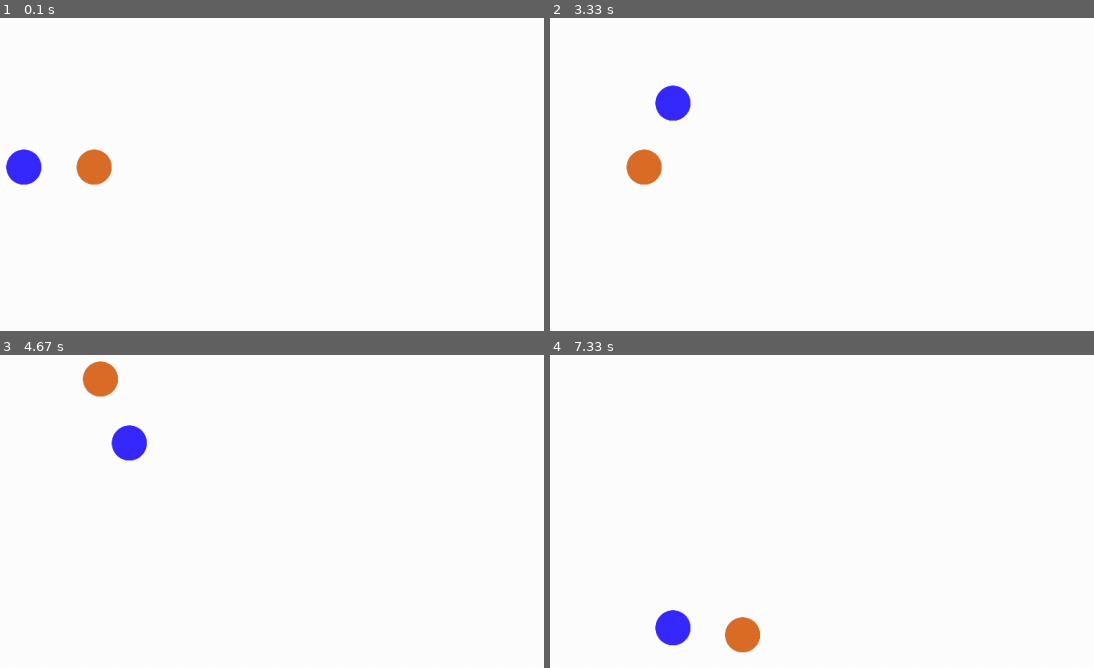
Above: before the commit, frames 1-4 (two rows, left to right).
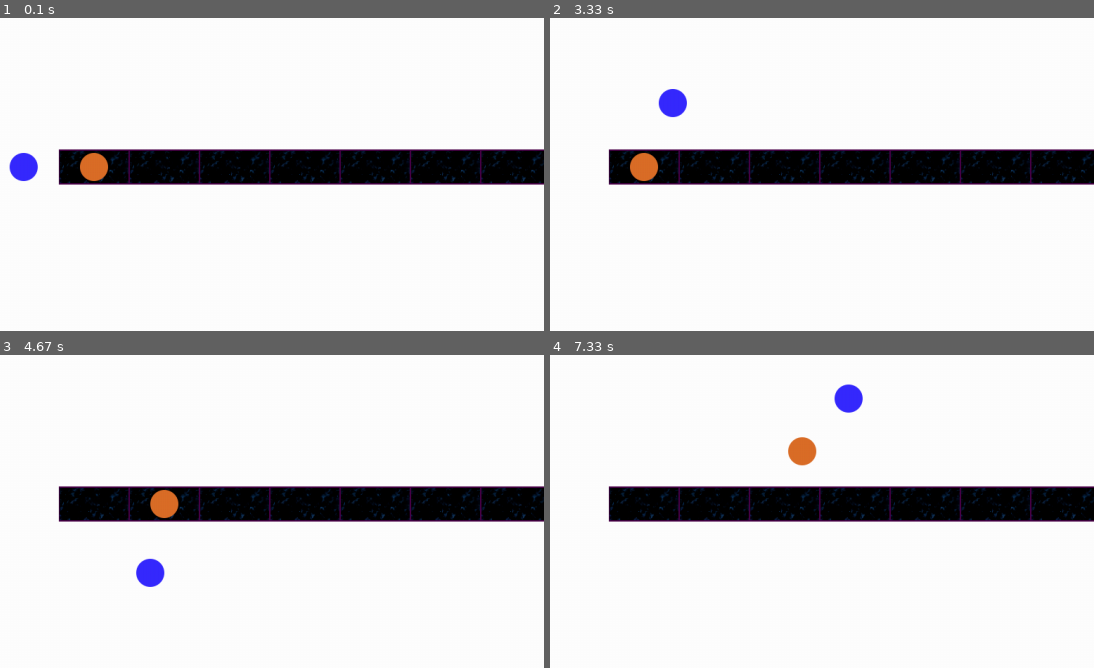
Above: after the commit, the same moments.

Repository: en0chC/Never-Ending-Circles
Game: pygame game, started from __main__.py
The game is run twice, just before and just after one commit, with the same random seed, the same clock (stepped at 60 frames per second) and the same inputs.
Inputs:
- Up to frame 1 (0.1 s): no input
- Up to frame 2 (3.33 s): no input
- Up to frame 3 (4.67 s): tap D at 3.33 s; hold R 3.67-4.13 s
- Up to frame 4 (7.33 s): hold D 5.17-5.63 s; tap D at 6.67, 7.07 s

The runs differ from the first frame. In frame 1, 10% of the frame differs, in the area x 1-100%, y 41-54%; in frame 2, 10%; in frame 3, 12%; in frame 4, 12%, in the area x 10-100%, y 9-96%.

Commit message:
Snapping to tile working

Diff:
--- a/__main__.py
+++ b/__main__.py
@@ -6,7 +6,7 @@
 # version = '1.0'
 #------------------------------------------------------------------------------
 """
-This module is the python file that will be run when starting the game.
+This module is the python file that will be run to starting the game.
 """
 #------------------------------------------------------------------------------
 from game import NeverEndingCircles
--- a/game.py
+++ b/game.py
@@ -16,6 +16,7 @@
 import pygame
 #------------------------------------------------------------------------------
 from player import Player
+from tile import Tile
 
 class NeverEndingCircles:
     def __init__(self):
@@ -38,6 +39,19 @@
         self.player = pygame.sprite.Group()
         self.player.add(Player("Blue", self.monitorSize, self.FPS, 1))
         self.player.add(Player("Orange", self.monitorSize, self.FPS, 1))
+        # Set up test tiles and tiles group
+        self.tiles = pygame.sprite.Group()
+        self.tiles.add(Tile(self.monitorSize, (0, 0)))
+        self.tiles.add(Tile(self.monitorSize, (100, 0)))
+        self.tiles.add(Tile(self.monitorSize, (200, 0)))
+        self.tiles.add(Tile(self.monitorSize, (300, 0)))
+        self.tiles.add(Tile(self.monitorSize, (400, 0)))
+        self.tiles.add(Tile(self.monitorSize, (500, 0)))
+        self.tiles.add(Tile(self.monitorSize, (600, 0)))
+        self.tiles.add(Tile(self.monitorSize, (700, 0)))
+        self.tiles.add(Tile(self.monitorSize, (800, 0)))
+        self.tiles.add(Tile(self.monitorSize, (900, 0)))
+        self.nextTileIndex = 1
         # Set up game state
         self.gameState = "Countdown"
 
@@ -54,7 +68,7 @@
                         pygame.quit()
                         exit()
                     # Switch movement states of both circles
-                    if event.key == pygame.K_d:
+                    if event.key == pygame.K_d and self.gameState == "Running":
                         if (self.player.sprites()[0].moveState == "Move"):
                             self.player.sprites()[0].moveState = "Fixed"
                             self.player.sprites()[1].moveState = "Move"
@@ -62,22 +76,48 @@
                             self.player.sprites()[0].moveState = "Move"
                             self.player.sprites()[1].moveState = "Fixed"
                     # Rotate direction of circular motion
-                    if event.key == pygame.K_r:
+                    if event.key == pygame.K_r and self.gameState == "Running":
                         self.player.sprites()[0].rotationPerSecond = \
                         -(self.player.sprites()[0].rotationPerSecond)
                         self.player.sprites()[1].rotationPerSecond = \
                         -(self.player.sprites()[1].rotationPerSecond)
 
+            # Draw tiles on display window
+            self.tiles.draw(self.screen)
             # Game is running
             if self.gameState == "Running":
                 # Draw players onto screen
                 self.player.draw(self.screen)
                 self.player.update()
+
                 # Update the center of circular motion of both circles
                 self.player.sprites()[0].updateCircMotionCenter(
                     self.player.sprites()[1])
                 self.player.sprites()[1].updateCircMotionCenter(
                     self.player.sprites()[0])
+
+                # Snap circle to next tile using mask collision detection
+                nextTile = self.tiles.sprites()[self.nextTileIndex]
+                if pygame.sprite.collide_mask(self.player.sprites()[0],
+                nextTile) and self.player.sprites()[0].moveState == "Move":
+                    self.player.sprites()[0].snapToTile(nextTile)
+                    self.player.sprites()[1].updateCircMotionCenter(
+                    self.player.sprites()[0])
+                    self.player.sprites()[1].moveState = "Move"
+                    self.nextTileIndex += 1
+                elif pygame.sprite.collide_mask(self.player.sprites()[1],
+                nextTile) and self.player.sprites()[1].moveState == "Move":
+                    self.player.sprites()[1].snapToTile(nextTile)
+                    self.player.sprites()[0].updateCircMotionCenter(
+                    self.player.sprites()[1])
+                    self.player.sprites()[0].moveState = "Move"
+                    self.nextTileIndex += 1
+
+                if self.nextTileIndex == len(self.tiles.sprites()):
+                    sleep(5)
+                    pygame.quit()
+                    exit()
+
             # Countdown before the game starts
             elif self.gameState == "Countdown":
                 self.player.draw(self.screen)
--- a/player.py
+++ b/player.py
@@ -20,52 +20,68 @@
     def __init__(self, type, windowSize, FPS, RPS):
         super().__init__()
         self.type = type
+        self.radius = 100
         # (2*math.pi)/FPS to make full rotation in 1 second
         self.rotationPerSecond = ((2*math.pi)/(FPS)) * RPS
 
         # Set up blue or orange circle image, rect, moveState, angle and
         # center of circular motion
         if type == "Blue":
-            self.image = pygame.image.load("assets/images/blue_circle.png")
-            self.image = pygame.transform.scale(self.image, (50, 50))
+            self.image = pygame.image.load(
+                "assets/images/blue_circle.png").convert_alpha()
             self.rect = self.image.get_rect(
                 center=(windowSize[0] // 2 - 100, windowSize[1] // 2))
             self.moveState = "Move"
             self.angle = (3/2)*math.pi
-            self.circMotionCenter = \
-                (windowSize[0] // 2, windowSize[1] // 2)
+            self.circMotionCenter = (
+                windowSize[0] // 2,
+                windowSize[1] // 2)
         else:
-            self.image = pygame.image.load("assets/images/orange_circle.png")
-            self.image = pygame.transform.scale(self.image, (50, 50))
+            self.image = pygame.image.load(
+                "assets/images/orange_circle.png").convert_alpha()
             self.rect = self.image.get_rect(
                 center=(windowSize[0] // 2, windowSize[1] // 2))
             self.moveState = "Fixed"
             self.angle = (1/2)*math.pi
-            self.circMotionCenter = \
-                (windowSize[0] // 2 - 100, windowSize[1] // 2)
+            self.circMotionCenter = (
+                windowSize[0] // 2 - 100,
+                windowSize[1] // 2)
+        # Set up mask for collision detection
+        self.mask = pygame.mask.from_surface(self.image)
 
     # Moves the circle in circular motion
     def move(self):
         if self.moveState == "Move":
-            radius = 100
             self.angle -= self.rotationPerSecond
             if self.angle < 0:
                 self.angle = 2*math.pi
             else:
                 # Circular motion
                 self.rect.center = \
-                (self.circMotionCenter[0] + (radius * math.sin(self.angle)),
-                self.circMotionCenter[1] + (radius * math.cos(self.angle)))
+                (self.circMotionCenter[0] + (self.radius*math.sin(self.angle)),
+                self.circMotionCenter[1] + (self.radius*math.cos(self.angle)))
+
+    # Snaps the moving circle to the next tile
+    def snapToTile(self, nextTile):
+        # Distance from current center to tile center using pythagorean theorem
+        distanceToTile = \
+        ((nextTile.rect.center[1] - self.rect.center[1])**2
+        + (nextTile.rect.center[0] - self.rect.center[0])**2)**(1/2)
+
+        # Calculate change in angle using SOHCAHTOA and set new angle
+        self.angle = (self.angle
+        - 2*math.asin(distanceToTile/(2*self.radius))) % (2*math.pi)
+
+        self.rect.center = nextTile.rect.center
+        self.moveState = "Fixed"
 
     # Set center of circular motion and starting position of fixed circle
     def updateCircMotionCenter(self, otherCircle):
         if self.moveState == "Fixed":
             self.circMotionCenter = otherCircle.rect.center
-            # Set the starting position of circular motion to opposite
-            # the other circle's position
+            # Set the starting circular position of fixed circle to opposite
+            # the other circle's starting circular position
             self.angle = (otherCircle.angle + math.pi) % (2*math.pi)
-
-
 
     def update(self):
         self.move()
--- /dev/null
+++ b/tile.py
@@ -0,0 +1,25 @@
+#!/usr/bin/env python3
+# -*- coding: utf-8 -*-
+#------------------------------------------------------------------------------
+# Author : Enoch Luis S Catuncan
+# Date Created : October 15th 2022
+# version = '1.0'
+#------------------------------------------------------------------------------
+"""
+
+"""
+#------------------------------------------------------------------------------
+import pygame
+
+class Tile(pygame.sprite.Sprite):
+    def __init__(self, windowSize, pos):
+        super().__init__()
+        # Set up tile image and rect
+        self.image = pygame.image.load(
+            "assets/images/S to N block.png"
+            ).convert_alpha()
+        self.image = pygame.transform.rotate(self.image, 90)
+        self.rect = self.image.get_rect(
+            center=(windowSize[0] // 2 + pos[0], windowSize[1] // 2 + pos[1]))
+        # Set up mask for collision detection
+        self.mask = pygame.mask.from_surface(self.image)
Binary file added: assets/images/S to N block.png
Binary file changed: assets/images/blue_circle.png
Binary file added: assets/images/blue_texture.jpg
Binary file changed: assets/images/orange_circle.png
Not shown, changed: CITATIONS.md
Not shown, changed: PROJECT_NOTES.md
Not shown, changed: assets/images/100x100px grid.psd
Not shown, added: assets/images/S to N block.psd
